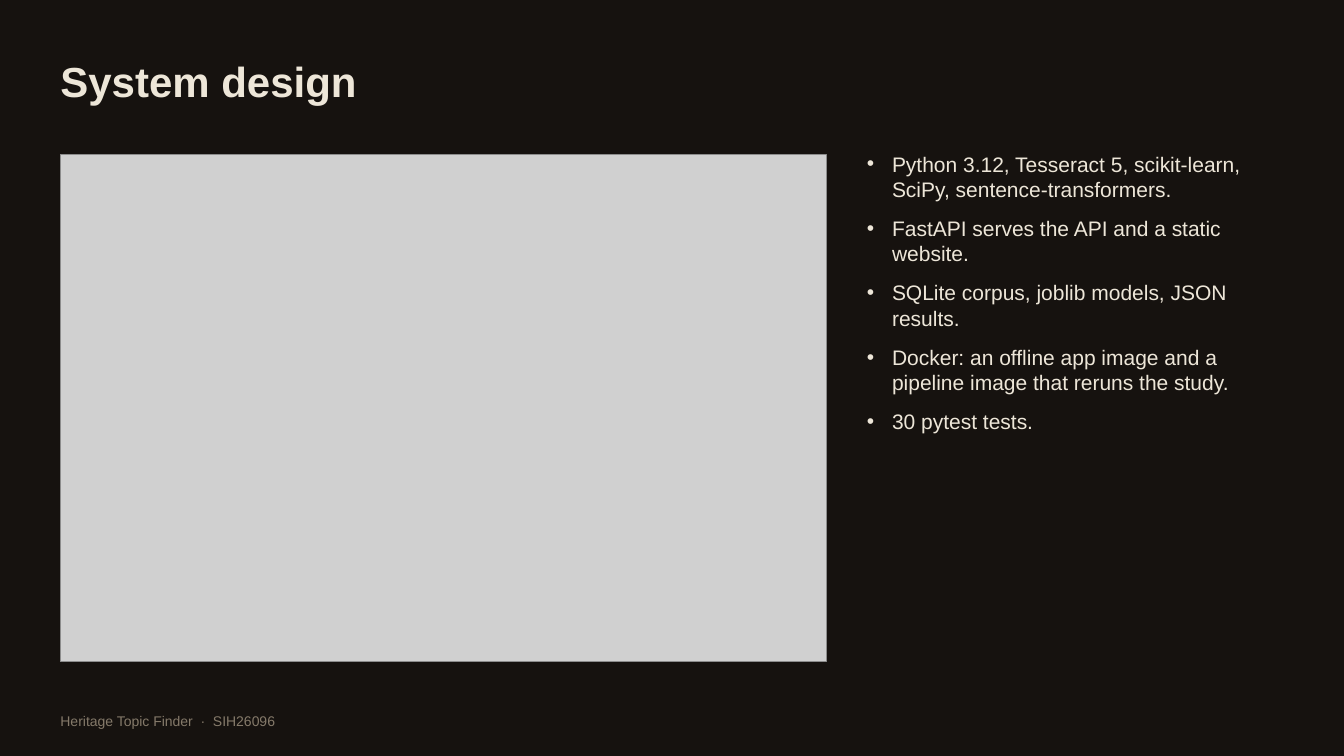
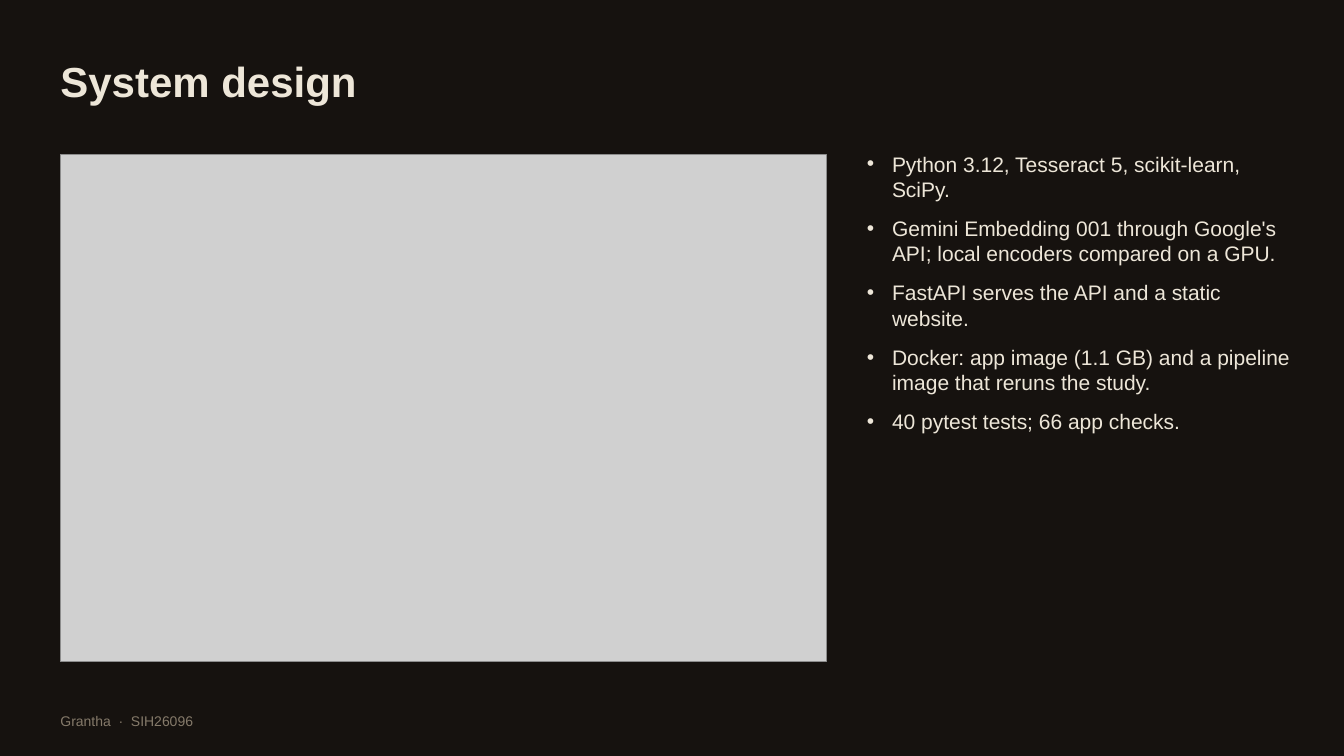
Before and after one commit to rohannes64/Grantha-Heritage-Tracker, a slide deck: slide 5 of docs/Grantha_Deck.pptx (slide 6 before the commit). Drawn at 1344x756 pixels with LibreOffice and Linux fonts; fonts in the diff are those of the drawing; grey boxes stand for pictures. Boxes give left, top, right and bottom in pixels: in the first picture for what was removed or moved away, otherwise in the second. Text is boxed around its words. In the diff, an @@ line names an element or a change of style, - is before the commit and + after.

```diff
--- a/docs/Grantha_Deck.pptx
+++ b/docs/Grantha_Deck.pptx
@@ text at (x1=892, y1=156, x2=1276, y2=266): text changed @@
-• Python 3.12, Tesseract 5, scikit-learn, SciPy, sentence-transformers.
+• Python 3.12, Tesseract 5, scikit-learn, SciPy.
+• Gemini Embedding 001 through Google's API; local encoders compared on a GPU.
@@ text at (x1=892, y1=349, x2=1289, y2=434): text changed @@
-• SQLite corpus, joblib models, JSON results.
-• Docker: an offline app image and a pipeline image that reruns the study.
-• 30 pytest tests.
+• Docker: app image (1.1 GB) and a pipeline image that reruns the study.
+• 40 pytest tests; 66 app checks.
@@ text at (x1=60, y1=716, x2=193, y2=726): text changed @@
-Heritage Topic Finder · SIH26096
+Grantha · SIH26096
```
Also in this commit, not shown: 10 other slides changed, 5 slides added, 6 slides removed, 14 other files.
